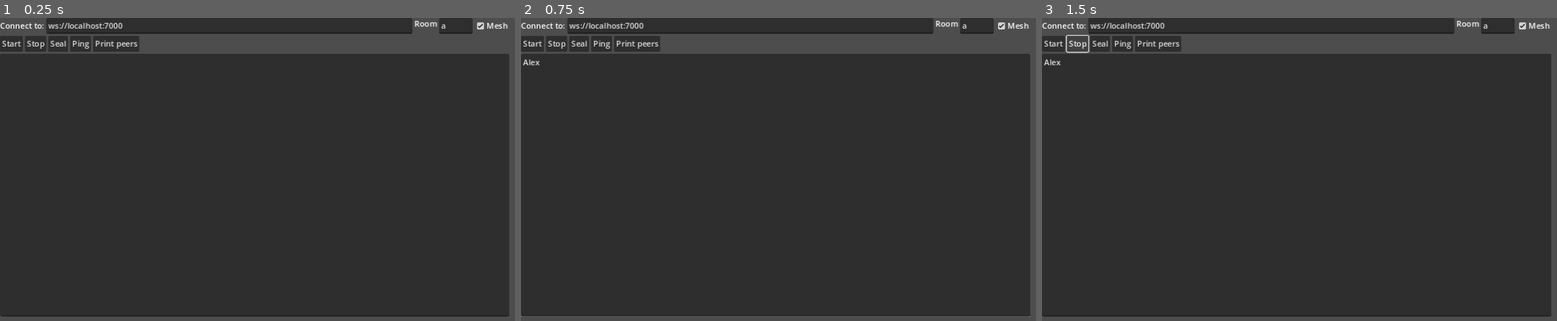
Above: before the commit, frames 1-3 (left to right).
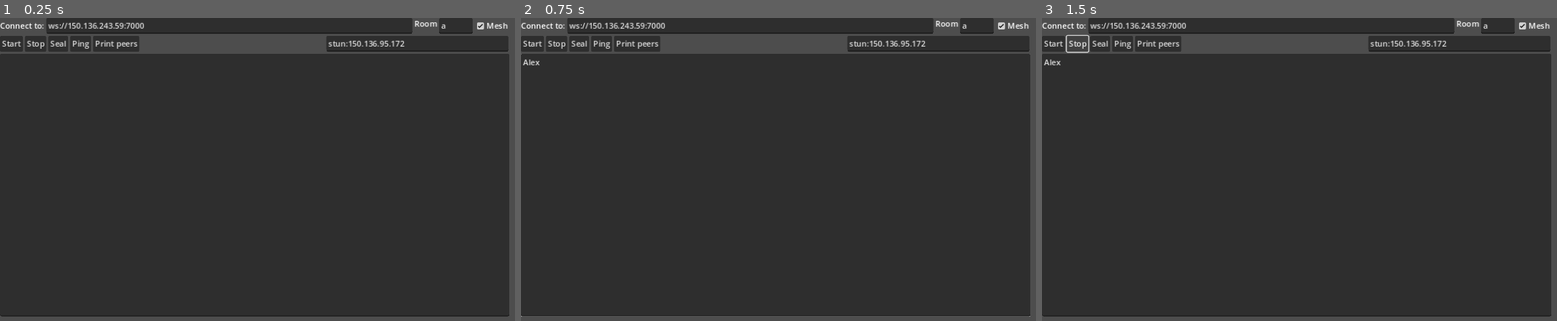
Above: after the commit, the same moments.

Repository: daoqingao/godotRTC
Game: Godot game, scene res://connection/scene/ClientConnect.tscn
Two runs of this game, one before a commit and one after it. Both use one fixed random seed, a clock stepped at 60 frames per second and the inputs below.
Inputs (mouse positions are in pixels of both pictures, inside the frame that each line leads up to):
- Up to frame 1 (0.25 s): no input
- Up to frame 2 (0.75 s): click (773, 184) at 0.52 s; type "Alex" at 0.6 s
- Up to frame 3 (1.5 s): click "Stop" at 1.25 s

The runs differ from the first frame. In frame 1, 1.9% of the frame differs, in the area x 13-99%, y 1-12%; in frame 2, 1.9%; in frame 3, 1.9%.

Commit message:
working stun turn

Diff:
--- a/connection/ClientUIManager.gd
+++ b/connection/ClientUIManager.gd
@@ -8,10 +8,11 @@
 
 var finalizedPeerPlayers={}
 func _ready():
-	if(OS.get_name()=="Android"):
-		host.text = "ws://150.136.243.59:7000"
-	if(OS.get_name()=="Window"):
-		host.text = "ws://localhost:7000"
+	#if(OS.get_name()=="Android"):
+		#host.text = "ws://150.136.243.59:7000"
+	#if(OS.get_name()=="Windows"):
+		#host.text = "ws://localhost:7000"
+	print(OS.get_name())
 	#signalingServer
 	client.log.connect(self._log)
 	#all of these 4 signals are just logs. bruh
--- a/connection/scene/ClientConnect.tscn
+++ b/connection/scene/ClientConnect.tscn
@@ -14,6 +14,14 @@
 
 [node name="Client" type="Node" parent="."]
 script = ExtResource("2_3bvx8")
+
+[node name="Stun" type="LineEdit" parent="Client"]
+offset_left = 656.0
+offset_top = 36.0
+offset_right = 1022.0
+offset_bottom = 67.0
+size_flags_horizontal = 3
+text = "stun:150.136.95.172"
 
 [node name="VBoxContainer" type="VBoxContainer" parent="."]
 layout_mode = 1
@@ -33,7 +41,7 @@
 [node name="Host" type="LineEdit" parent="VBoxContainer/Connect"]
 layout_mode = 2
 size_flags_horizontal = 3
-text = "ws://localhost:7000"
+text = "ws://150.136.243.59:7000"
 
 [node name="Room" type="Label" parent="VBoxContainer/Connect"]
 layout_mode = 2
--- a/connection/wsToSignalingClient.gd
+++ b/connection/wsToSignalingClient.gd
@@ -144,11 +144,25 @@
 #they are sent THROUGH THE SERVER FIRST, (these offer description datas)
 
 #if you are you are host, and 3 clients, host will peer to all 3 clients, and host will get this call. 3 TIMES, EACH of 3 clients get this once to the HOST
+var stunGoogle = "stun:stun.l.google.com:19302"
+var stunMine = "stun:150.136.95.172"
+@onready var setStun = $Stun
+
 func ServerSentPeerConnectPropagatedToAllPeer_ClientTryToPeerConnect(otherPeerId):
 	log.emit("[RTC_INIT] 1 ID initializing RTC ")
+	log.emit("[Trying to connect to STUN:]" + setStun.text)
 	var peer: WebRTCPeerConnection = WebRTCPeerConnection.new()
 	peer.initialize({
-		"iceServers": [ { "urls": ["stun.l.google.com:19302"] } ]
+		"iceServers": [
+		{ "urls": [setStun.text],
+		 "username": 'usr',
+		  "credential": 'pwd'
+		},
+		{
+		  "urls": ['turn:150.136.95.172'],
+		  "username": 'usr',
+		  "credential": 'pwd',
+		}, ]
 	})
 	peer.session_description_created.connect(self.OnPeerSessionDescriptionCreated.bind(otherPeerId))
 	peer.ice_candidate_created.connect(self._new_ice_candidate.bind(otherPeerId))
--- a/singleton/SignalingServer.gd
+++ b/singleton/SignalingServer.gd
@@ -16,6 +16,7 @@
 var devSignalingPort = 7000
 var lobbiesCreated = 0
 func _ready():
+	#return #lets not use local for now. we are only using the one on OPC
 	if (OS.get_name()=="Android"):
 		return #dont start a server if you are on android.
 	if  "--server" in OS.get_cmdline_args():
Not shown, changed: export_presets.cfg
